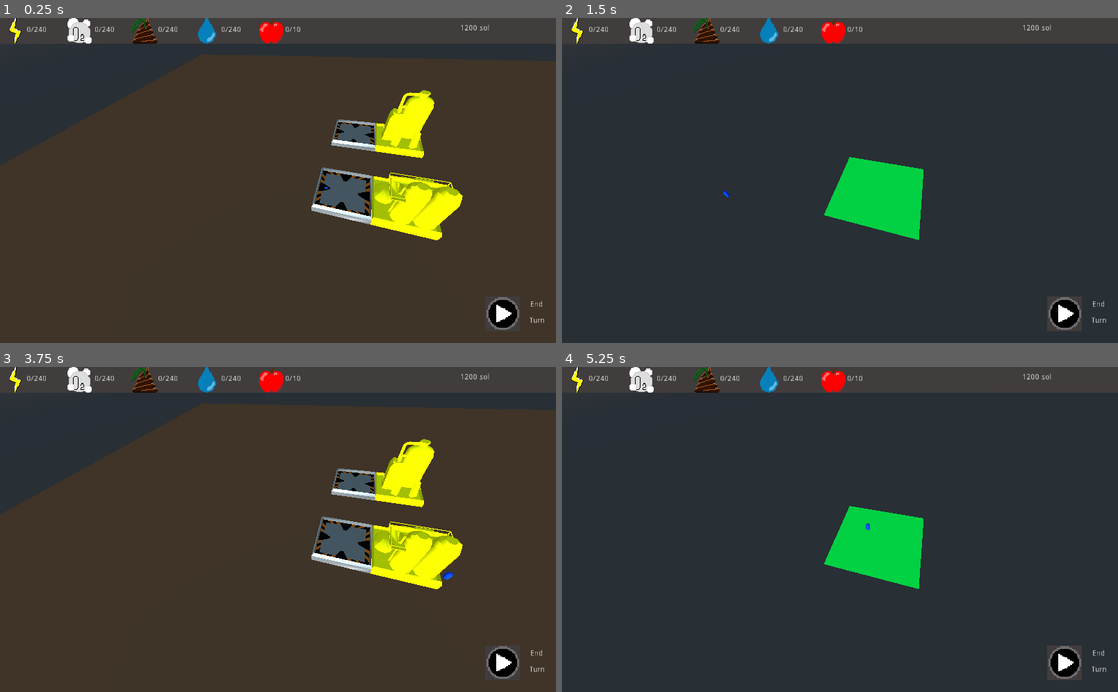
Above: before the commit, frames 1-4 (two rows, left to right).
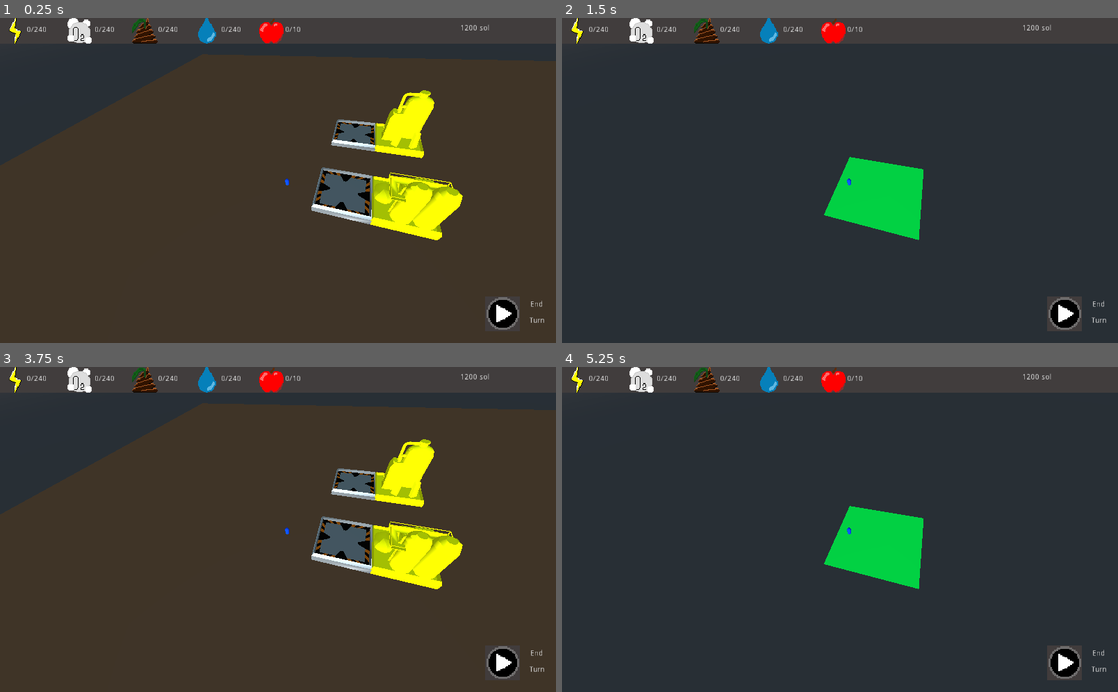
Above: after the commit, the same moments.

Repository: AngryCyboot/LD52
Game: Godot game, scene res://Scènes/Scene principale.tscn
Same seed, same stepped clock (60 frames per second), same inputs: the game is played once before the commit and once after it.
Inputs (mouse positions are in pixels of both pictures, inside the frame that each line leads up to):
- Up to frame 1 (0.25 s): no input
- Up to frame 2 (1.5 s): tap Enter at 0.5 s; move the mouse to (962, 164) at 0.52 s; hold D 0.53-1.28 s; tap I at 0.6 s; click (962, 164) at 0.67 s; tap Space at 1.25 s; move the mouse to (728, 196) at 1.27 s; hold A from 1.28 s (still down); tap Tab at 1.35 s; click (728, 196) at 1.42 s
- Up to frame 3 (3.75 s): tap Enter at 2, 3.5 s; move the mouse to (333, 458) at 2.02 s; release A at 2.03 s; hold D 2.03-3.53 s; tap I at 2.1, 3.6 s; click (333, 458) at 2.17 s; tap Space at 2.75 s; move the mouse to (250, 594) at 2.77 s; tap Tab at 2.85 s; click (250, 594) at 2.92 s; move the mouse to (444, 578) at 3.52 s; hold A from 3.53 s (still down); click (444, 578) at 3.67 s
- Up to frame 4 (5.25 s): keep holding A; tap Space at 4.25 s; move the mouse to (673, 480) at 4.27 s; tap Tab at 4.35 s; click (673, 480) at 4.42 s; move the mouse to (867, 529) at 5.02 s; tap I at 5.1 s; click (867, 529) at 5.17 s

The runs differ from the first frame. In frame 1, less than 0.1% of the frame differs, in the area x 51-59%, y 49-53%; in frame 2, less than 0.1%; in frame 3, less than 0.1%, in the area x 51-82%, y 49-66%; in frame 4, less than 0.1%.

Commit message:
click and kinda drag

Diff:
--- a/GodotFiles/Scènes/Scene principale.tscn
+++ b/GodotFiles/Scènes/Scene principale.tscn
@@ -18,7 +18,7 @@
 [node name="DirectionalLight" type="DirectionalLight" parent="."]
 
 [node name="Survivant" parent="." instance=ExtResource( 2 )]
-transform = Transform( 1, 0, 0, 0, 1, 0, 0, 0, 1, 1.16723, 0, 0 )
+transform = Transform( 1, 0, 0, 0, 1, 0, 0, 0, 1, -3.54625, 0, 0 )
 
 [node name="Base" parent="." instance=ExtResource( 1 )]
 
--- a/GodotFiles/Scènes/Survivant.tscn
+++ b/GodotFiles/Scènes/Survivant.tscn
@@ -9,6 +9,10 @@
 radial_segments = 8
 rings = 3
 
+[sub_resource type="CapsuleShape" id=2]
+radius = 0.3
+height = 0.75
+
 [node name="Survivant" type="Spatial"]
 script = ExtResource( 2 )
 
@@ -16,3 +20,8 @@
 transform = Transform( 1, 0, 0, 0, -4.37114e-08, -1, 0, 1, -4.37114e-08, 0, 0.5, 0 )
 mesh = SubResource( 1 )
 material/0 = ExtResource( 1 )
+
+[node name="RigidBody" type="RigidBody" parent="Survivant_mesh"]
+
+[node name="CollisionShape" type="CollisionShape" parent="Survivant_mesh/RigidBody"]
+shape = SubResource( 2 )
--- a/GodotFiles/scripts/Scene principale.gd
+++ b/GodotFiles/scripts/Scene principale.gd
@@ -1,6 +1,13 @@
 extends Spatial
 
-
+var camera
+var from
+var to
+var result
+var mouse_pos
+var space_state
+var Survivant
+var mousePressed
 # Declare member variables here. Examples:
 # var a: int = 2
 # var b: String = "text"
@@ -8,6 +15,7 @@
 
 # Called when the node enters the scene tree for the first time.
 func _ready() -> void:
+	camera = $Camera
 	pass # Replace with function body.
 
 func _input(event):
@@ -19,7 +27,31 @@
 			else:
 				$Champ.visible = true
 				$Base.visible = false
+	if event is InputEventMouseButton :
+		mousePressed = event.is_pressed()
+	pass
+
+func _physics_process(delta):
+	var exclude = Array()
+	if Survivant:
+		exclude = Survivant.get_children()
+	mouse_pos = get_viewport().get_mouse_position()
+	from = camera.project_ray_origin(mouse_pos)
+	to = from + camera.project_ray_normal(mouse_pos) * 10000
+	space_state = get_world().get_direct_space_state()
+	result = space_state.intersect_ray( from, to, exclude)
 	pass
 # Called every frame. 'delta' is the elapsed time since the previous frame.
-#func _process(delta: float) -> void:
-#	pass
+func _process(delta) :
+	if result:
+		var truc = result.collider.get_parent()
+		truc = truc.get_parent() #Sshhh !
+		if truc.name == "Survivant":
+			truc.up()
+			if mousePressed:
+				Survivant = truc
+			else:
+				Survivant = null
+	if Survivant:
+		Survivant.placing(result.position)
+	pass
--- a/GodotFiles/scripts/Survivant.gd
+++ b/GodotFiles/scripts/Survivant.gd
@@ -1,9 +1,8 @@
 extends Spatial
 
-var camera
-var isSelected = false
-var from
-var to
+var isUpTime = 0
+var time = 0
+var isUp = false
 
 var Botanist = int()
 var Engineering = int()
@@ -19,21 +18,22 @@
 				]
 
 func _ready():
-	camera = $"../Camera"
 	pass # Replace with function body.
 
-func _input(event):
-	if event is InputEventMouseButton and event.is_pressed():
-		isSelected = true
+func placing(var pos):
+	self.transform.origin=pos
 
-func _physics_process(delta):
-	if isSelected == true :
-		var mouse_pos = get_viewport().get_mouse_position()
-		from = camera.project_ray_origin(mouse_pos)
-		to = from + camera.project_ray_normal(mouse_pos) * 10000
-		var space_state = get_world().get_direct_space_state()
-		var result = space_state.intersect_ray( from, to)
-		if result:
-			self.transform.origin = result.position
-		isSelected = false
+func up():
+	if (time - isUpTime) > 500 and not isUp :
+		$Survivant_mesh.transform.origin += Vector3(0,0.5,0)
+		isUpTime = time
+		isUp = true
 	pass
+
+func _process(delta: float) -> void:
+	time = Time.get_ticks_msec()
+	if (time - isUpTime) > 499 and isUp :
+		$Survivant_mesh.transform.origin += Vector3(0,-0.5,0)
+		isUpTime = 0
+		isUp = false
+	pass
Not shown: 1 places in GodotFiles/Scènes/Survivant.tscn that only renumber resources
